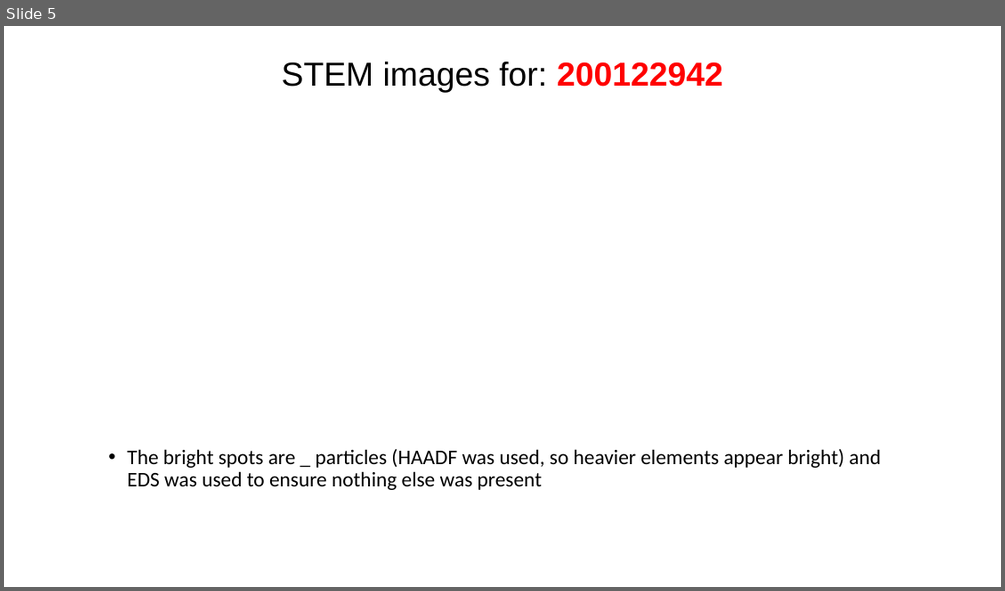
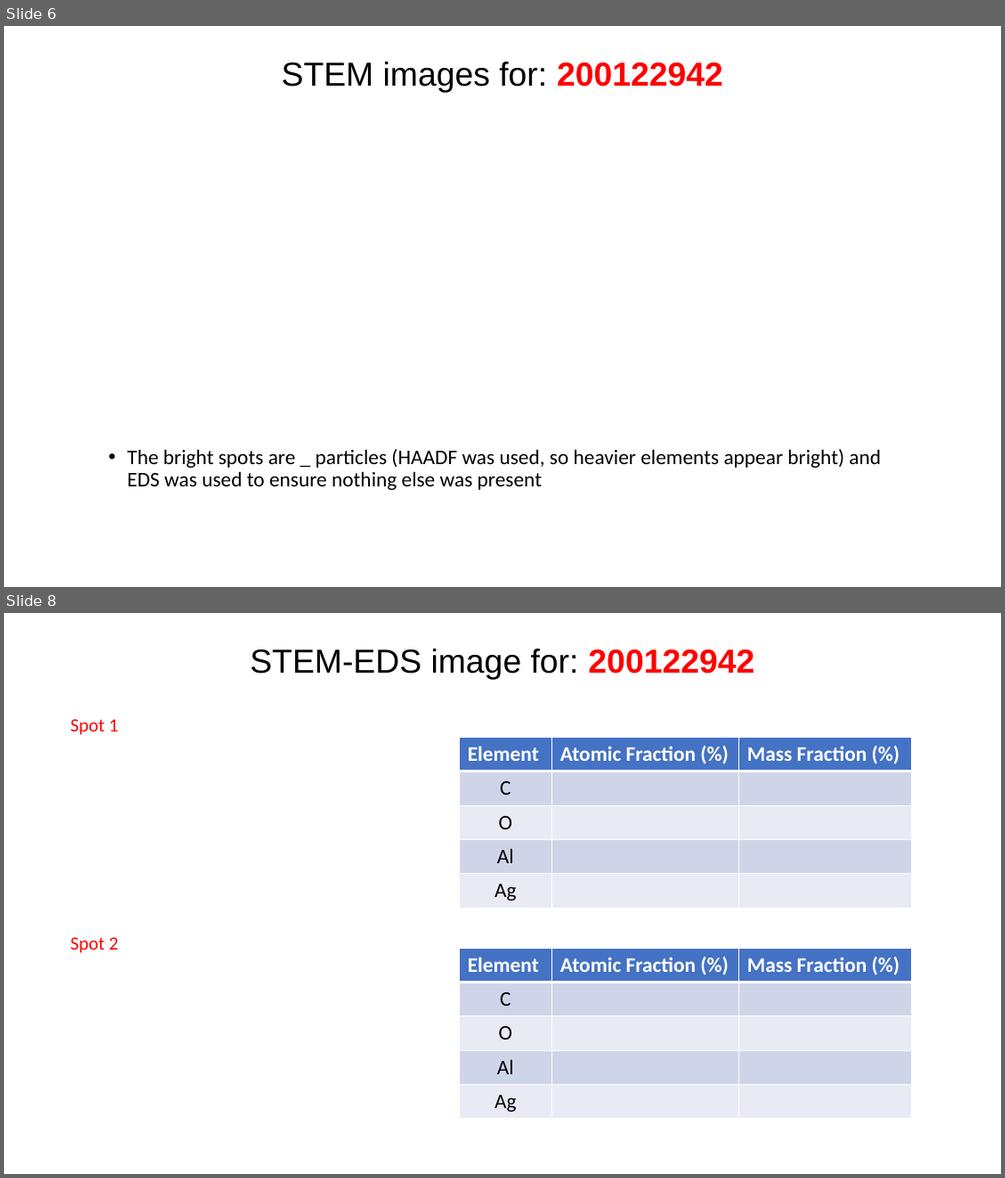
Before and after one commit to cvrl10/mini_project, a slide deck: 100040000/_100040000.pptx. Shown one above the other, each under a label of ours: slide 5 before the commit, slides 6 and 8 after it; the slides between them are not shown. The pictures are 1005x591 and 1005x1178 pixels, drawn with LibreOffice and Linux fonts; fonts in the diff are those of the drawing. Boxes give left, top, right and bottom in pixels: in the first picture for what was removed or moved away, otherwise in the second. Text is boxed around its words. In the diff, an @@ line names an element or a change of style, - is before the commit and + after.

Commit message:
added STEM-EDS slide

```diff
--- a/100040000/_100040000.pptx
+++ b/100040000/_100040000.pptx
@@ slide 8 added at [4, 613, 1001, 1174], background #FFFFFF @@
@@ title added at [250, 649, 754, 679], 32 pt, text #000000 @@
+STEM-EDS image for: 200122942
@@ text added at [71, 719, 119, 735], 18 pt, text #FF0000 @@
+Spot 1
@@ table added at [460, 737, 912, 908], 5 rows, 3 columns @@
+Element | Atomic Fraction (%) | Mass Fraction (%)
+C |  | 
+O |  | 
+Al |  | 
+Ag |  | 
@@ text added at [71, 937, 119, 953], 18 pt, text #FF0000 @@
+Spot 2
@@ table added at [460, 948, 912, 1119], 5 rows, 3 columns @@
+Element | Atomic Fraction (%) | Mass Fraction (%)
+C |  | 
+O |  | 
+Al |  | 
+Ag |  | 
@@ what was slide 5 is now slide 6 @@
```
Also in this commit, not shown: 1 slide changed, 4 other slides added, 6 other files.
